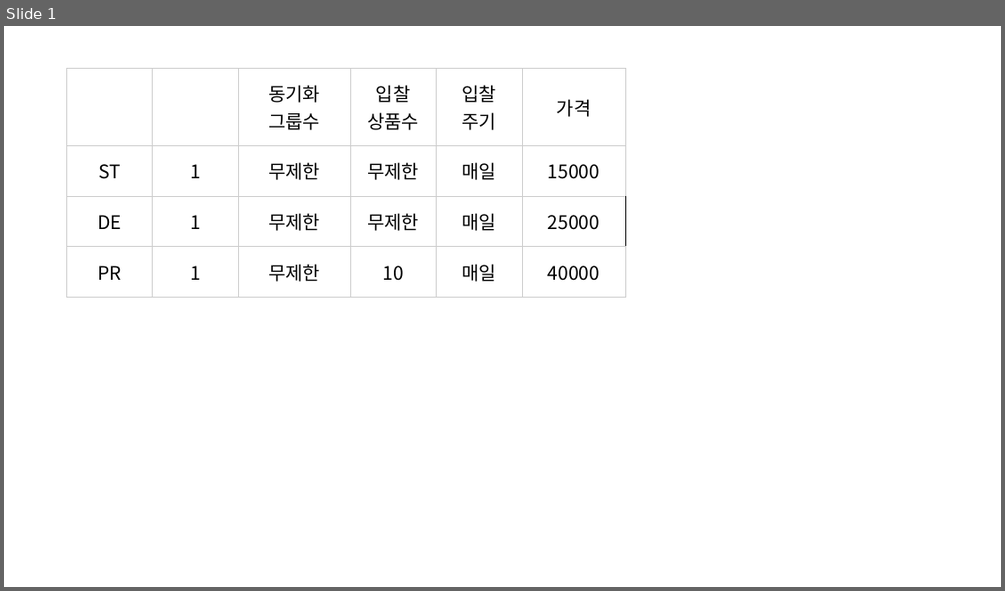
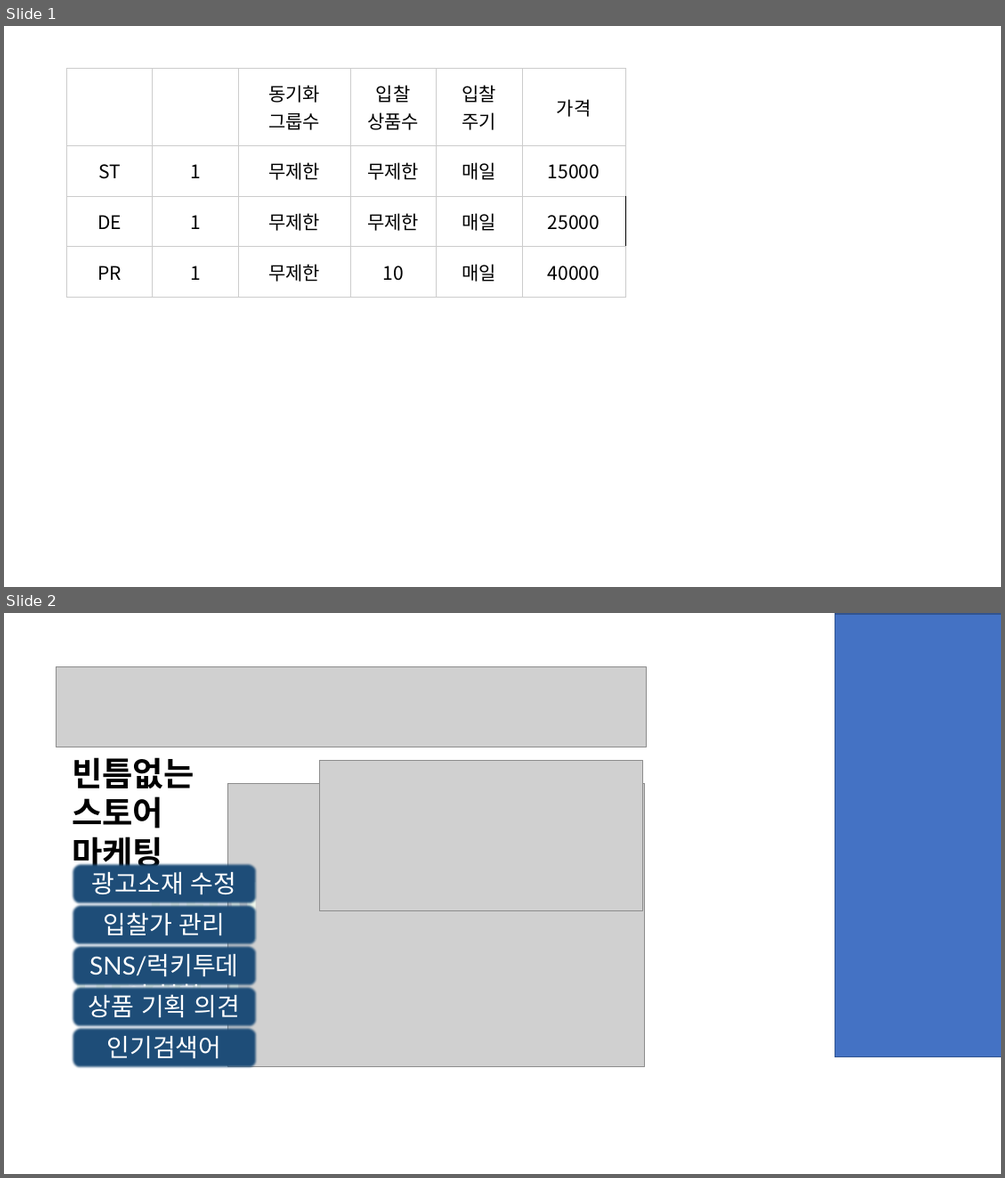
Before and after one commit to Soo92/mysite, a slide deck: ex/외주참고.pptx. Shown one above the other, each under a label of ours: slide 1 before the commit, slides 1 and 2 after it. The pictures are 1005x591 and 1005x1178 pixels, drawn with LibreOffice and Linux fonts; fonts in the diff are those of the drawing; grey boxes stand for pictures. Boxes give left, top, right and bottom in pixels: in the first picture for what was removed or moved away, otherwise in the second. Text is boxed around its words. In the diff, an @@ line names an element or a change of style, - is before the commit and + after.

```diff
--- a/ex/외주참고.pptx
+++ b/ex/외주참고.pptx
@@ slide 2 added at bbox=[4, 613, 1001, 1174], background #FFFFFF @@
@@ rectangle added at bbox=[834, 614, 1001, 1057], fill #4472C4, outline #325491 1 pt @@
@@ picture added at bbox=[56, 666, 647, 747] @@
@@ text added at bbox=[72, 757, 263, 1024], 32 pt, text #000000, bold @@
+빈틈없는 스토어 마케팅
+마이 마케터
@@ picture added at bbox=[320, 761, 643, 910] @@
@@ picture added at bbox=[227, 784, 645, 1067] @@
@@ rounded rectangle added at bbox=[72, 863, 257, 905], fill #1F4E79, outline #4472C4 0.5 pt, 24 pt, text #FFFFFF @@
+광고소재 수정
@@ rounded rectangle added at bbox=[72, 904, 257, 946], fill #1F4E79, outline #4472C4 0.5 pt, 24 pt, text #FFFFFF @@
+입찰가 관리
@@ rounded rectangle added at bbox=[72, 944, 257, 986], fill #1F4E79, outline #4472C4 0.5 pt, 24 pt, text #FFFFFF @@
+SNS/럭키투데이 현황
@@ rounded rectangle added at bbox=[72, 985, 257, 1027], fill #1F4E79, outline #4472C4 0.5 pt, 24 pt, text #FFFFFF @@
+상품 기획 의견
@@ rounded rectangle added at bbox=[72, 1027, 257, 1069], fill #1F4E79, outline #4472C4 0.5 pt, 24 pt, text #FFFFFF @@
+인기검색어 top500
```
Also in this commit, not shown: 2 slides changed, 3 other files.
